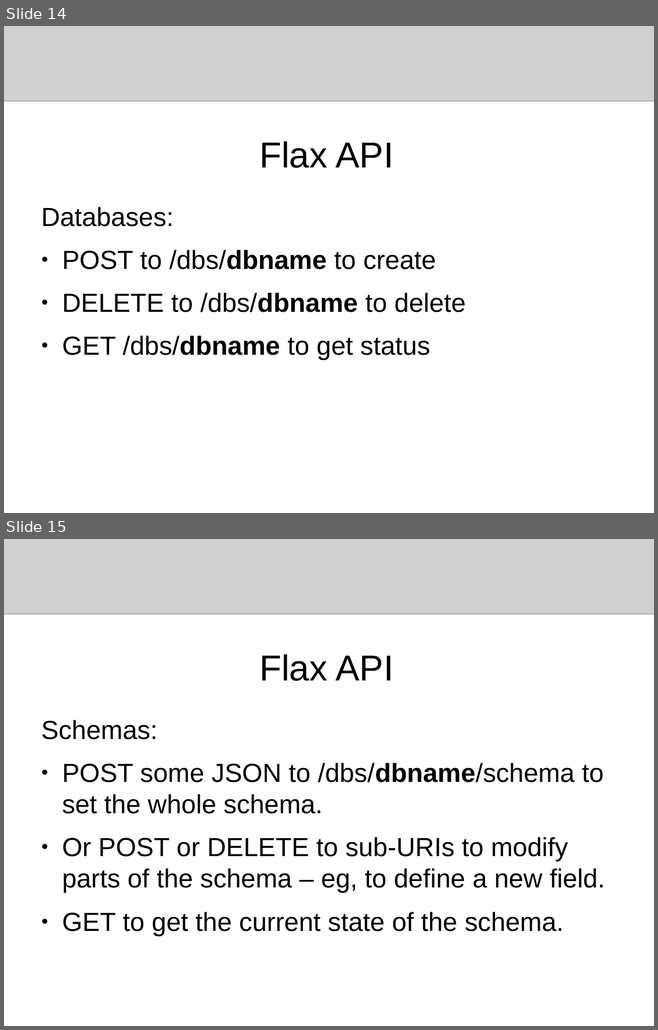
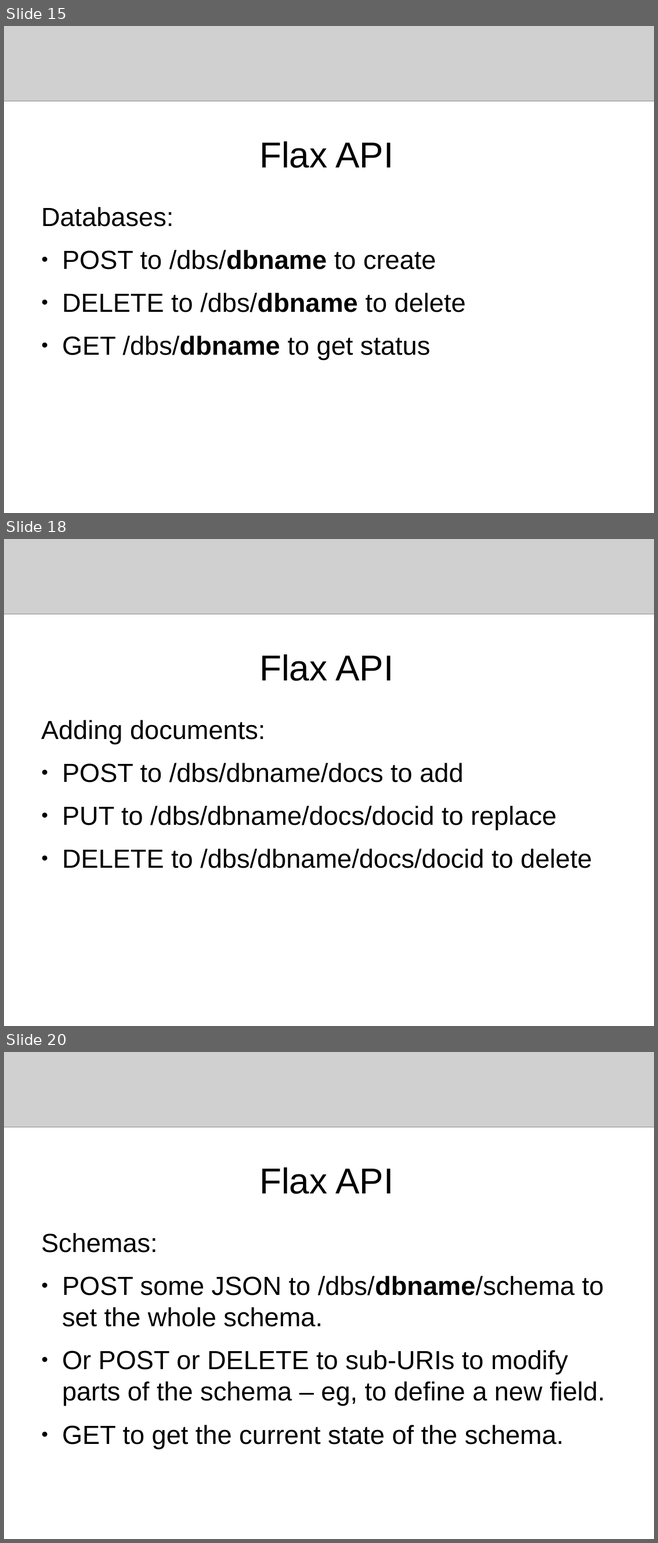
Before and after one commit to flaxsearch/flaxcode, a slide deck: flax_search_service/docs/presentations/europython2009.odp. Shown one above the other, each under a label of ours: slides 14 and 15 before the commit, slides 15, 18 and 20 after it; the slides between them are not shown. The pictures are 658x1030 and 658x1543 pixels, drawn with LibreOffice and Linux fonts; fonts in the diff are those of the drawing; grey boxes stand for pictures. Boxes give left, top, right and bottom in pixels: in the first picture for what was removed or moved away, otherwise in the second. Text is boxed around its words. In the diff, an @@ line names an element or a change of style, - is before the commit and + after.

```diff
--- a/flax_search_service/docs/presentations/europython2009.odp
+++ b/flax_search_service/docs/presentations/europython2009.odp
@@ slide 18 added at <box>4,539,654,1026</box>, background #FFFFFF @@
@@ picture added at <box>4,539,654,614</box> @@
@@ title added at <box>259,654,393,681</box>, 44 pt, text #000000 @@
+Flax API
@@ text added at <box>41,720,592,868</box>, 32 pt, text #000000 @@
+Adding documents:
+● POST to /dbs/dbname/docs to add
+● PUT to /dbs/dbname/docs/docid to replace
+● DELETE to /dbs/dbname/docs/docid to delete
@@ what was slide 14 is now slide 15 @@
@@ what was slide 15 is now slide 20 @@
```
Also in this commit, not shown: 2 slides changed, 7 other slides added.
